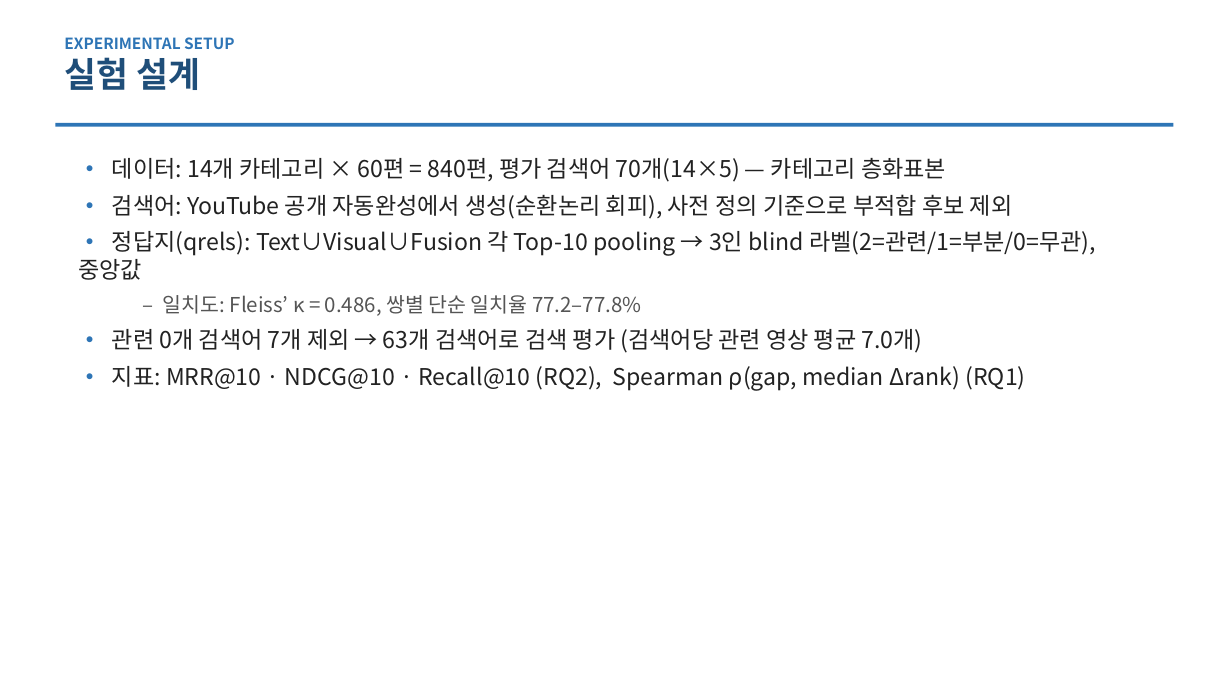
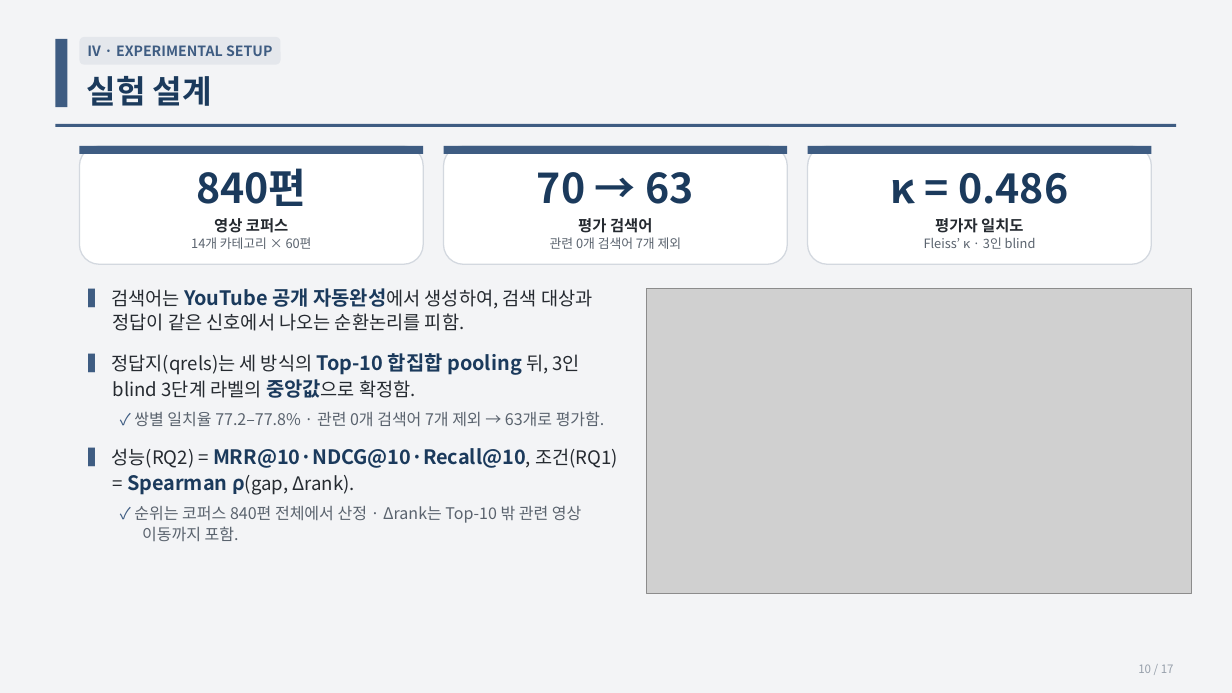
Before and after one commit to ThirdActiveDataExTech/thirdparty-metadata-ingestion, a slide deck: slide 10 of docs/research/P05_thumbnail_fusion/paper_KIICE_발표초안.pptx (slide 7 before the commit). Drawn at 1232x693 pixels with LibreOffice and Linux fonts; fonts in the diff are those of the drawing; grey boxes stand for pictures. Boxes give left, top, right and bottom in pixels: in the first picture for what was removed or moved away, otherwise in the second. Text is boxed around its words. In the diff, an @@ line names an element or a change of style, - is before the commit and + after.

```diff
--- a/docs/research/P05_thumbnail_fusion/paper_KIICE_발표초안.pptx
+++ b/docs/research/P05_thumbnail_fusion/paper_KIICE_발표초안.pptx
@@ background #FFFFFF to #F3F4F6 @@
@@ rectangle added at (55, 39, 67, 107), fill #3E5C82 @@
@@ text at (64, 37, 234, 49): paragraph removed @@
-EXPERIMENTAL SETUP
@@ rounded rectangle added at (79, 37, 281, 65), fill #E4E7EC, 11 pt, text #3E5C82, bold @@
+Ⅳ · EXPERIMENTAL SETUP
@@ text "실험 설계": place and size @@
-text "실험 설계" at (64, 37, 234, 90)
+text "실험 설계" at (87, 76, 212, 106)
@@ text "실험 설계" at (87, 76, 212, 106): size 27 to 25 pt, text colour #1F4E79 to #1B3A5C @@
@@ rectangle at (55, 124, 1177, 127): fill #2E75B6 to #3E5C82 @@
@@ rounded rectangle added at (79, 146, 423, 264), fill #FFFFFF, outline #D3D8DF 1 pt, 10 pt, text #5A636E @@
+840편
+영상 코퍼스
+14개 카테고리 × 60편
@@ rectangle added at (79, 146, 423, 154), fill #3E5C82 @@
@@ rounded rectangle added at (444, 146, 787, 264), fill #FFFFFF, outline #D3D8DF 1 pt, 10 pt, text #5A636E @@
+70 → 63
+평가 검색어
+관련 0개 검색어 7개 제외
@@ rectangle added at (444, 146, 787, 154), fill #3E5C82 @@
@@ rounded rectangle added at (808, 146, 1152, 264), fill #FFFFFF, outline #D3D8DF 1 pt, 10 pt, text #5A636E @@
+κ = 0.486
+평가자 일치도
+Fleiss’ κ · 3인 blind
@@ rectangle added at (808, 146, 1152, 154), fill #3E5C82 @@
@@ text removed at (78, 158, 1096, 391) @@
-• 데이터: 14개 카테고리 × 60편 = 840편, 평가 검색어 70개(14×5) — 카테고리 층화표본
-• 검색어: YouTube 공개 자동완성에서 생성(순환논리 회피), 사전 정의 기준으로 부적합 후보 제외
-• 정답지(qrels): Text∪Visual∪Fusion 각 Top-10 pooling → 3인 blind 라벨(2=관련/1=부분/0=무관), 중앙값
-  – 일치도: Fleiss’ κ = 0.486, 쌍별 단순 일치율 77.2–77.8%
-• 관련 0개 검색어 7개 제외 → 63개 검색어로 검색 평가 (검색어당 관련 영상 평균 7.0개)
-• 지표: MRR@10 · NDCG@10 · Recall@10 (RQ2), Spearman ρ(gap, median Δrank) (RQ1)
@@ text added at (111, 288, 618, 541), 14.5 pt, text #252A30 @@
+▍ 검색어는 YouTube 공개 자동완성에서 생성하여, 검색 대상과 정답이 같은 신호에서 나오는 순환논리를 피함.
+▍ 정답지(qrels)는 세 방식의 Top‑10 합집합 pooling 뒤, 3인 blind 3단계 라벨의 중앙값으로 확정함.
+✓ 쌍별 일치율 77.2–77.8% · 관련 0개 검색어 7개 제외 → 63개로 평가함.
+▍ 성능(RQ2) = MRR@10·NDCG@10·Recall@10, 조건(RQ1) = Spearman ρ(gap, Δrank).
+✓ 순위는 코퍼스 840편 전체에서 산정 · Δrank는 Top‑10 밖 관련 영상 이동까지 포함.
@@ picture added at (647, 288, 1192, 593) @@
@@ text added at (1138, 664, 1174, 673), 9 pt, text #97A0AB @@
+10 / 17
```
Also in this commit, not shown: 11 other slides changed, 6 slides added, 2 slides removed, 22 other files.
